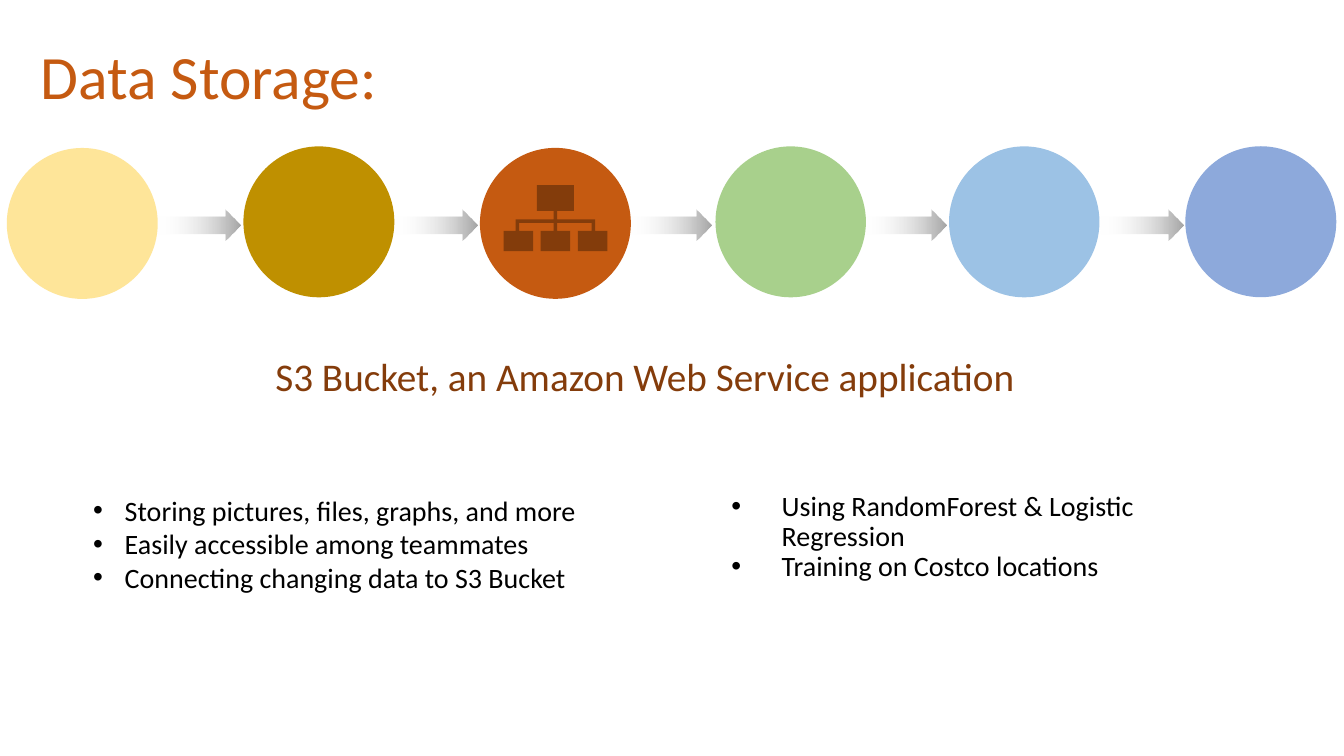
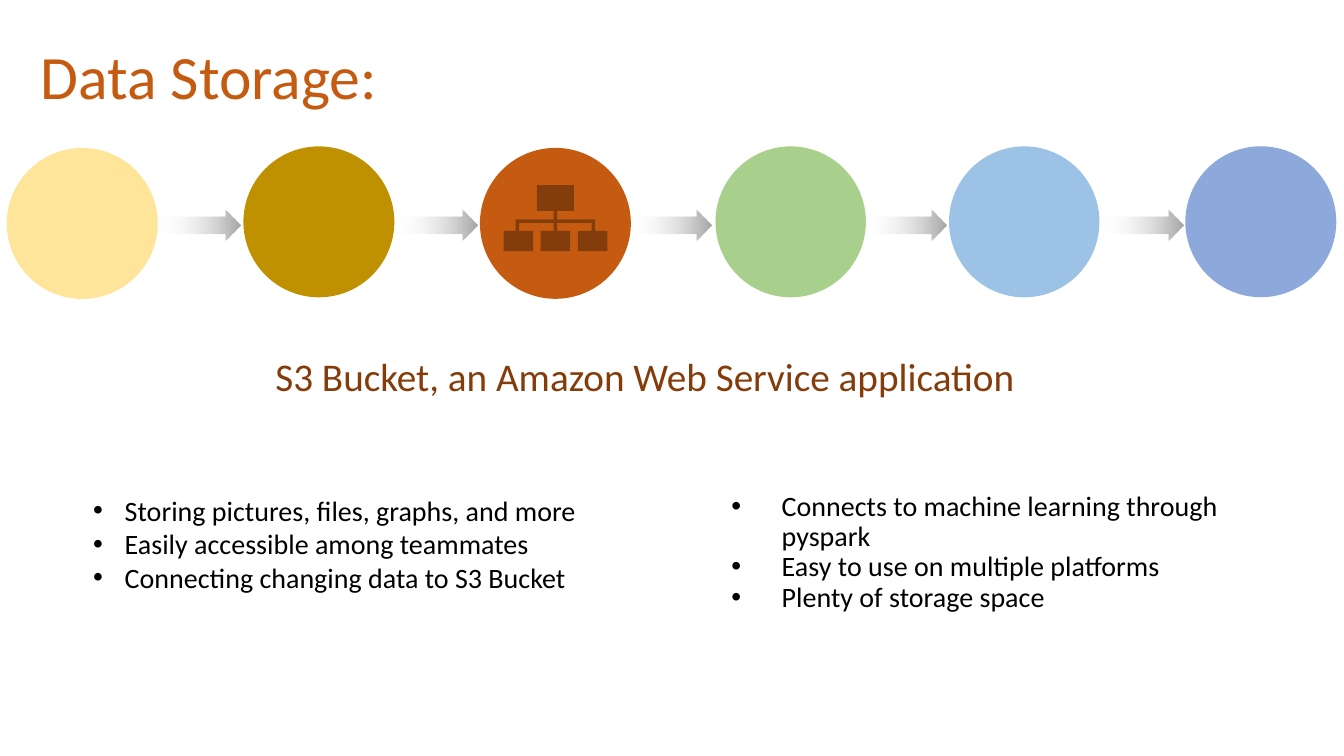
Before and after one commit to JaxWil24/Hearing_Aid_Accessibility, a slide deck: slide 5 of Presentation/FP_Powerpoint.pptx. Drawn at 1344x756 pixels with LibreOffice and Linux fonts; fonts in the diff are those of the drawing. Boxes give left, top, right and bottom in pixels: in the first picture for what was removed or moved away, otherwise in the second. Text is boxed around its words. In the diff, an @@ line names an element or a change of style, - is before the commit and + after.

Commit message:
Updated machine learning portion. 11/3/2022

```diff
--- a/Presentation/FP_Powerpoint.pptx
+++ b/Presentation/FP_Powerpoint.pptx
@@ text at <box>782,496,1217,612</box>: text changed @@
-• Using RandomForest & Logistic Regression
-• Training on Costco locations
+• Connects to machine learning through pyspark
+• Easy to use on multiple platforms
+• Plenty of storage space
```
Also in this commit, not shown: 2 other slides changed.
